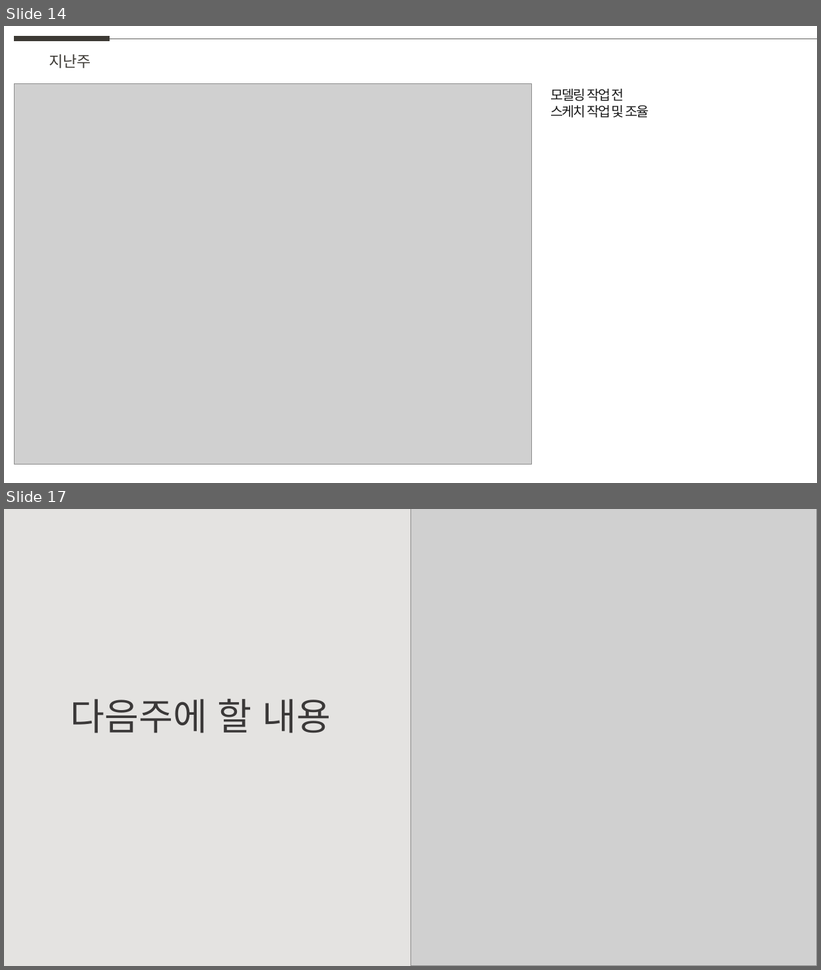
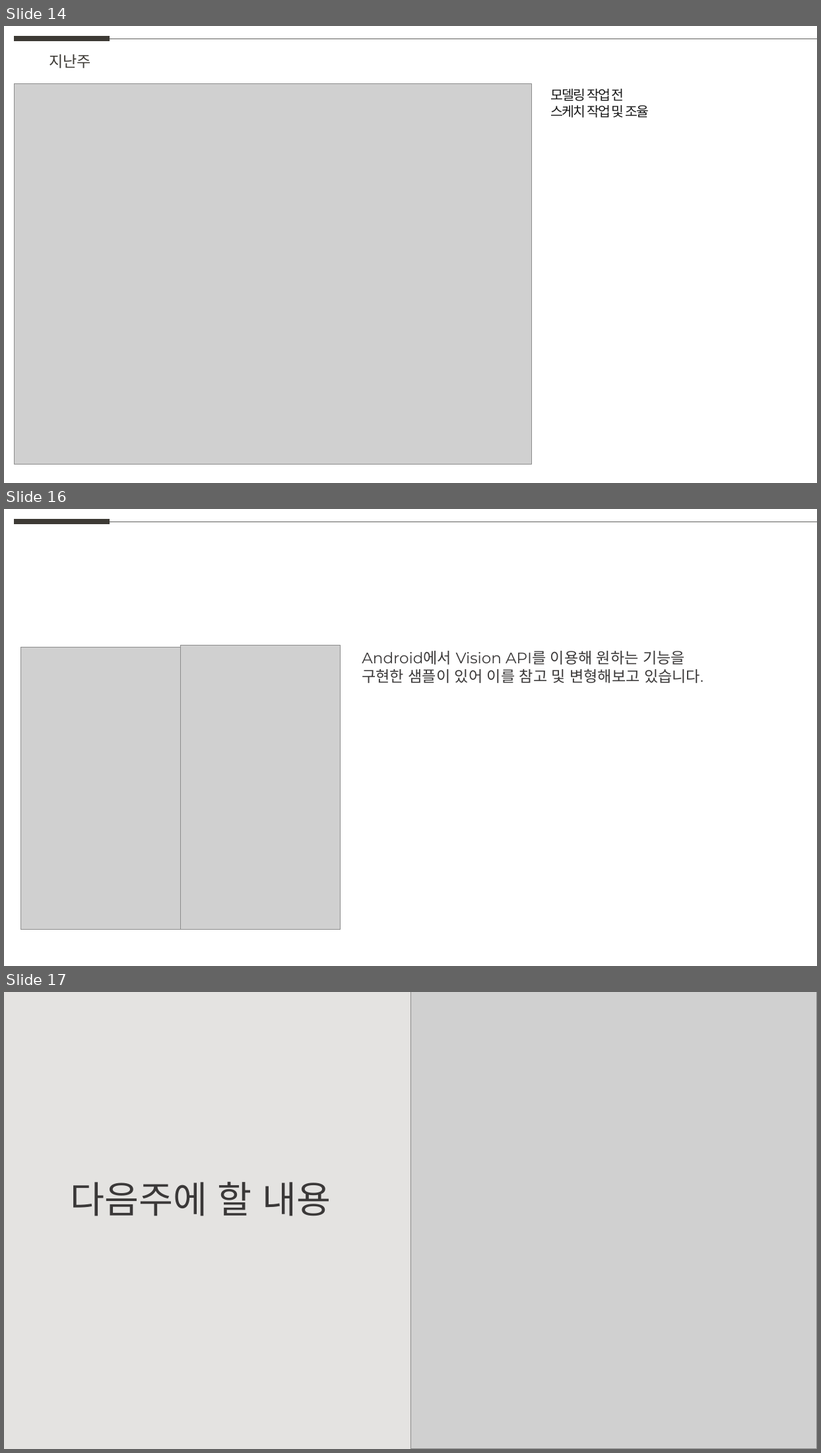
Before and after one commit to weaknessHero/Project_AvatarS, a slide deck: 발표자료/업데이트/LJJppt.pptx. Shown one above the other, each under a label of ours: slides 14 and 17 before the commit, slides 14, 16 and 17 after it; the slides between them are not shown. The pictures are 821x970 and 821x1453 pixels, drawn with LibreOffice and Linux fonts; fonts in the diff are those of the drawing; grey boxes stand for pictures. Boxes give left, top, right and bottom in pixels: in the first picture for what was removed or moved away, otherwise in the second. Text is boxed around its words. In the diff, an @@ line names an element or a change of style, - is before the commit and + after.

```diff
--- a/발표자료/업데이트/LJJppt.pptx
+++ b/발표자료/업데이트/LJJppt.pptx
@@ slide 16 added at <box>4,509,817,966</box>, background #FFFFFF @@
@@ line added from (15, 522) to (110, 522), #3D3A35 6 pt @@
@@ line added from (110, 522) to (817, 522), #5F5F5D 0.5 pt @@
@@ picture added at <box>21,647,181,930</box> @@
@@ picture added at <box>180,646,340,931</box> @@
@@ text added at <box>362,651,704,683</box>, 18 pt, text #3A3838 @@
+Android에서 Vision API를 이용해 원하는 기능을 구현한 샘플이 있어 이를 참고 및 변형해보고 있습니다.
```
Also in this commit, not shown: 1 slide changed, 1 slide removed.
